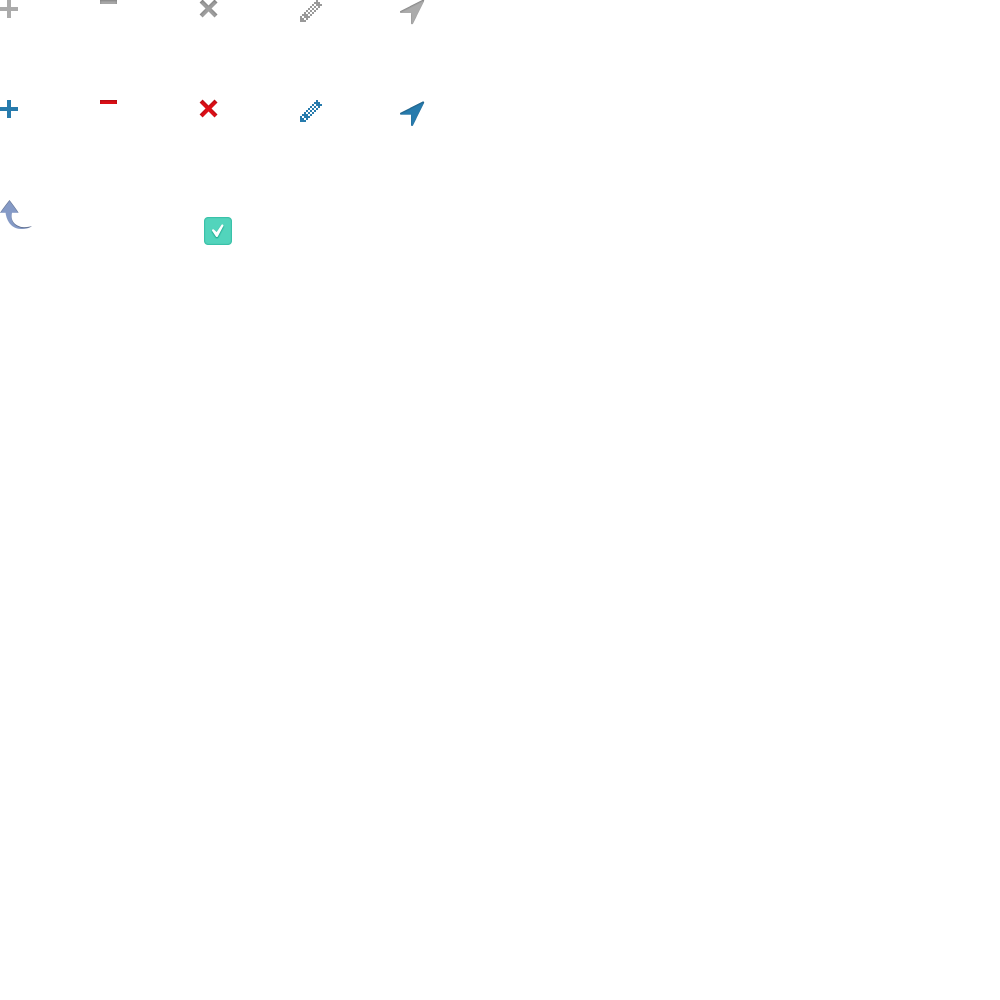
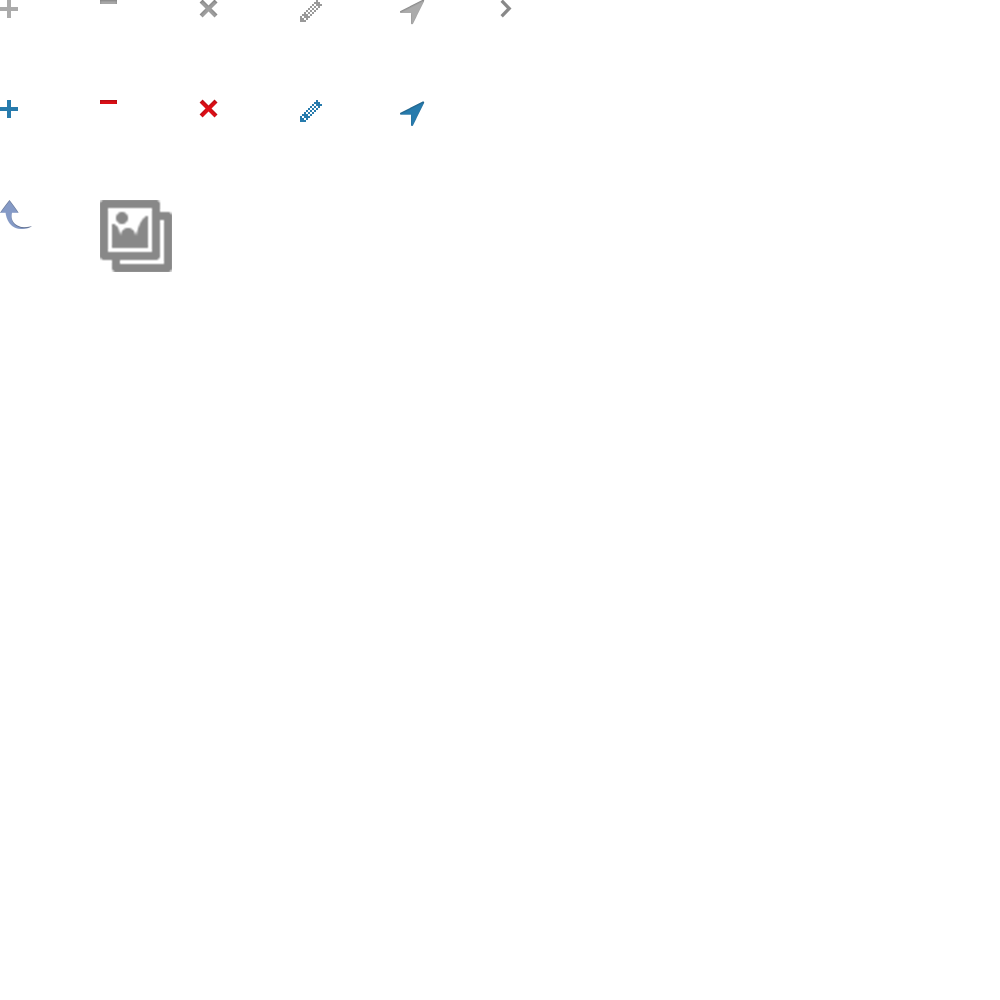
Layer changes from the first 1000x1000 image to the second:
removed layer "Shape 22 copy 2" over [212, 224, 224, 237]
removed layer "Shape 16 copy 3" over [204, 217, 232, 245]
added layer "Rectangle 2 copy" above "gallery" over [500, 0, 512, 18]
added layer "gallery" above "Logo" over [100, 200, 172, 272]
